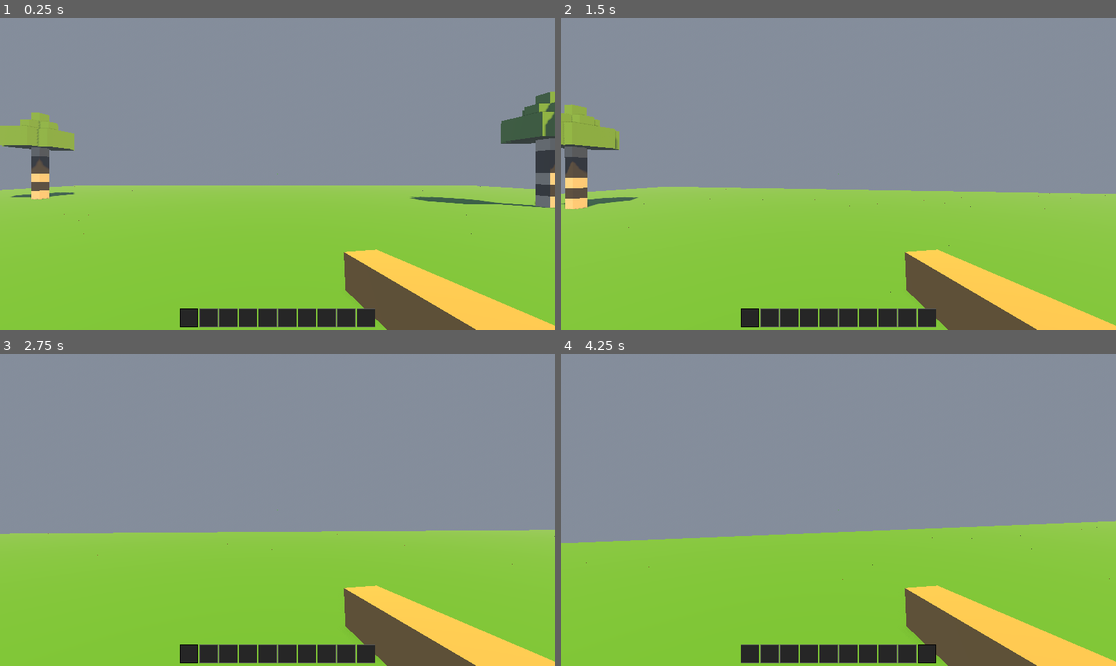
Above: before the commit, frames 1-4 (two rows, left to right).
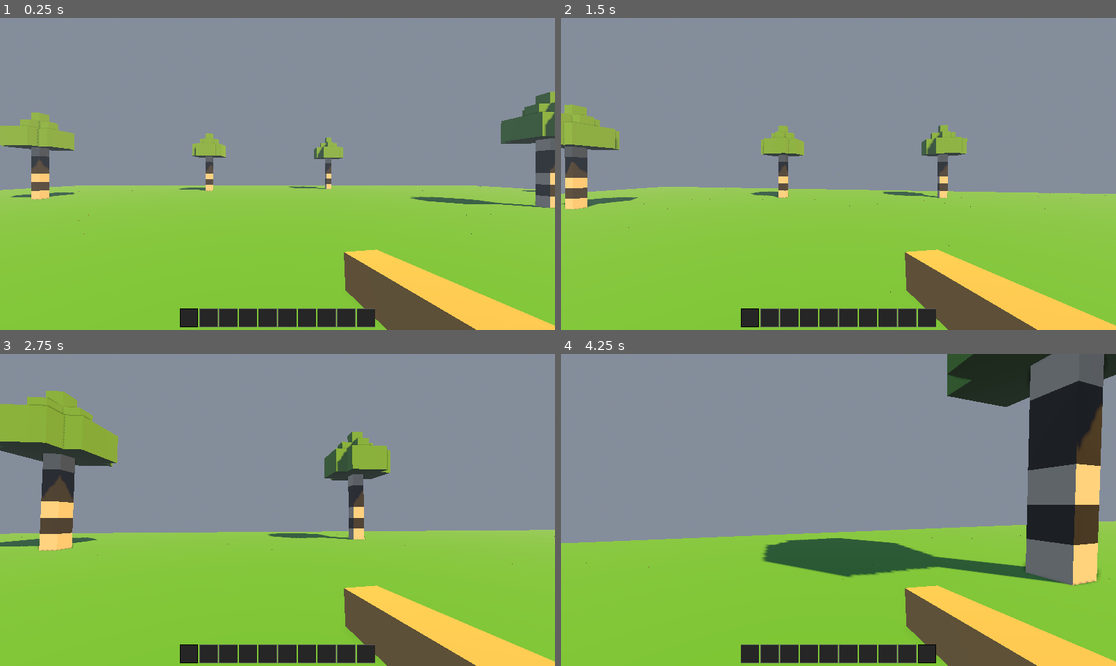
Above: after the commit, the same moments.

Repository: Shibalba/bricklayer
Game: Godot game, scene res://main.tscn
The game is run twice, just before and just after one commit, with the same random seed, the same clock (stepped at 60 frames per second) and the same inputs. Sound files missing from this copy of the repository are replaced by a short silence.
Inputs (mouse positions are in pixels of both pictures, inside the frame that each line leads up to):
- Up to frame 1 (0.25 s): no input
- Up to frame 2 (1.5 s): tap Enter at 0.5 s; move the mouse to (866, 174) at 0.52 s; press the mouse at (866, 174) at 0.53 s; hold W (move_forward) from 0.53 s (still down); tap Space (jump) at 0.77 s; right-click (866, 174) at 0.8 s; move the mouse to (810, 174) at 1.27 s; release the mouse at (810, 174) at 1.28 s; right-click (810, 174) at 1.35 s
- Up to frame 3 (2.75 s): keep holding W (move_forward); tap Space (jump) at 1.52 s; click (249, 510) at 1.55 s; move the mouse to (288, 503) at 2.02 s; press the mouse at (288, 503) at 2.03 s; right-click (288, 503) at 2.3 s
- Up to frame 4 (4.25 s): keep holding W (move_forward); move the mouse to (832, 516) at 2.77 s; release the mouse at (832, 516) at 2.78 s; right-click (832, 516) at 2.85 s; tap Space (jump) at 3.02, 3.77 s; click (832, 516) at 3.05 s; move the mouse to (877, 513) at 3.52 s; hold Right mouse button (right_click) from 3.53 s (still down); tap 0 (slot_0) at 3.6 s

The runs differ from the first frame. In frame 1, 0.9% of the frame differs, in the area x 11-97%, y 36-64%; in frame 2, 1.7%; in frame 3, 7.6%; in frame 4, 15%, in the area x 36-100%, y 0-75%.

Commit message:
Add multiple birch trees to the scene and implement mining functionality with damage handling
Co-authored-by: Copilot <copilot@github.com>

Diff:
--- a/main.tscn
+++ b/main.tscn
@@ -178,6 +178,24 @@
 [node name="BirchTreeD" parent="." unique_id=252883719 instance=ExtResource("5_2d8qk")]
 transform = Transform3D(1, 0, 0, 0, 1, 0, 0, 0, 1, -14, 0, -12)
 
+[node name="BirchTreeE" parent="." unique_id=300000001 instance=ExtResource("5_2d8qk")]
+transform = Transform3D(1, 0, 0, 0, 1, 0, 0, 0, 1, 20, 0, 3)
+
+[node name="BirchTreeF" parent="." unique_id=300000002 instance=ExtResource("5_2d8qk")]
+transform = Transform3D(1, 0, 0, 0, 1, 0, 0, 0, 1, -18, 0, 15)
+
+[node name="BirchTreeG" parent="." unique_id=300000003 instance=ExtResource("5_2d8qk")]
+transform = Transform3D(1, 0, 0, 0, 1, 0, 0, 0, 1, 5, 0, -20)
+
+[node name="BirchTreeH" parent="." unique_id=300000004 instance=ExtResource("5_2d8qk")]
+transform = Transform3D(1, 0, 0, 0, 1, 0, 0, 0, 1, -6, 0, -18)
+
+[node name="BirchTreeI" parent="." unique_id=300000005 instance=ExtResource("5_2d8qk")]
+transform = Transform3D(1, 0, 0, 0, 1, 0, 0, 0, 1, 25, 0, -14)
+
+[node name="BirchTreeJ" parent="." unique_id=300000006 instance=ExtResource("5_2d8qk")]
+transform = Transform3D(1, 0, 0, 0, 1, 0, 0, 0, 1, -22, 0, -5)
+
 [node name="Player" type="CharacterBody3D" parent="." unique_id=1941755123]
 transform = Transform3D(1, 0, 0, 0, 1, 0, 0, 0, 1, 0, 2, 0)
 script = ExtResource("1_ig7tw")
--- a/player.gd
+++ b/player.gd
@@ -7,6 +7,7 @@
 @export var build_range: float = 2.0
 @export var place_volume_db: float = -16.0
 @export var remove_volume_db: float = -12.0
+@export var hit_volume_db: float = -22.0
 @export var footstep_interval: float = 0.32
 @export var footstep_volume_db: float = -14.0
 @export var footstep_pitch_min: float = 0.92
@@ -44,6 +45,9 @@
 const JUMP_VELOCITY = 4.5
 const BRICK_SIZE = 0.5
 const HALF_BRICK = BRICK_SIZE * 0.5
+const HIT_INTERVAL: float = 0.3
+var hit_timer: float = 0.0
+var current_hit_target: Node = null
 var footstep_timer: float = 0.0
 var footstep_player: AudioStreamPlayer
 var footstep_sfx_list: Array[AudioStream] = []
@@ -58,6 +62,42 @@
 		round(pos.y / BRICK_SIZE) * BRICK_SIZE,
 		round(pos.z / BRICK_SIZE) * BRICK_SIZE
 	)
+
+
+func _get_max_hp(target: Node) -> int:
+	if target.has_meta("block_type"):
+		return 4 if target.get_meta("block_type") == "wood" else 2
+	if target.is_in_group("wood"):
+		return 4
+	if target.is_in_group("ground_block"):
+		return 2
+	return 1
+
+
+func _ensure_hp(target: Node) -> void:
+	if not target.has_meta("hp"):
+		var max_hp = _get_max_hp(target)
+		target.set_meta("hp", max_hp)
+		target.set_meta("max_hp", max_hp)
+
+
+func _apply_damage_tint(target: Node, hp: int, max_hp: int) -> void:
+	var mesh = target.find_child("MeshInstance3D", true, false)
+	if not mesh:
+		return
+	var base_color: Color
+	if target.has_meta("block_type"):
+		base_color = Color(0.72, 0.52, 0.30) if target.get_meta("block_type") == "wood" else Color(0.42, 0.28, 0.12)
+	elif target.is_in_group("wood"):
+		base_color = Color(0.93, 0.91, 0.85)
+	else:
+		base_color = Color(0.4, 0.7, 0.25)
+	var damage_frac = 1.0 - float(hp) / float(max_hp)
+	var tinted = base_color.darkened(damage_frac * 0.6)
+	var mat = StandardMaterial3D.new()
+	mat.albedo_color = tinted
+	mat.roughness = 1.0
+	mesh.material_override = mat
 
 
 func add_to_inventory(block_type: String) -> bool:
@@ -128,9 +168,6 @@
 		$Head.rotate_x(-event.relative.y * mouse_sensitivity)
 		$Head.rotation.x = clamp($Head.rotation.x, -deg_to_rad(80), deg_to_rad(80))
 
-	if event.is_action_pressed("left_click"):
-		remove_block()
-
 	if event.is_action_pressed("right_click"):
 		place_block()
 
@@ -201,6 +238,7 @@
 		was_on_floor_last_frame = false
 
 	_update_footsteps(delta)
+	_process_mining(delta)
 	update_preview()
 
 
@@ -312,16 +350,23 @@
 		var new_brick = brick_scene.instantiate()
 		bricks_folder.add_child(new_brick)
 		new_brick.global_position = snapped_pos
-		new_brick.set_meta("block_type", block_type)
-
-		# Apply material by block type
+
+		# Set meta on StaticBody3D child "Brick", not root Node3D,
+		# so result.collider.has_meta("block_type") works correctly on removal
+		var brick_body = new_brick.get_node("Brick")
+		var max_hp: int = 4 if block_type == "wood" else 2
+		brick_body.set_meta("block_type", block_type)
+		brick_body.set_meta("hp", max_hp)
+		brick_body.set_meta("max_hp", max_hp)
+
+		# Apply material by block type (brown tints)
 		var mesh = new_brick.find_child("MeshInstance3D")
 		if mesh:
 			var new_mat = StandardMaterial3D.new()
 			if block_type == "wood":
-				new_mat.albedo_color = Color(0.93, 0.91, 0.85)
+				new_mat.albedo_color = Color(0.72, 0.52, 0.30)
 			else: # ground_block
-				new_mat.albedo_color = Color(0.4, 0.7, 0.25)
+				new_mat.albedo_color = Color(0.42, 0.28, 0.12)
 			new_mat.roughness = 1.0
 			mesh.material_override = new_mat
 
@@ -339,24 +384,60 @@
 
 
 func remove_block():
+	pass
+
+
+func _process_mining(delta: float) -> void:
+	if get_tree().paused:
+		return
+
+	if not Input.is_action_pressed("left_click"):
+		hit_timer = 0.0
+		current_hit_target = null
+		return
+
 	var space_state = get_world_3d().direct_space_state
 	var from = camera.global_transform.origin
 	var to = from + (-camera.global_transform.basis.z * build_range)
 	var query = PhysicsRayQueryParameters3D.create(from, to)
 	query.exclude = [self.get_rid()]
-
 	var result = space_state.intersect_ray(query)
 
-	if result:
-		# Return block to inventory if it has a type tag (i.e. was placed by player)
-		if result.collider.has_meta("block_type"):
-			var block_type: String = result.collider.get_meta("block_type")
-			add_to_inventory(block_type)
-		elif result.collider.is_in_group("wood"):
+	if not result:
+		hit_timer = 0.0
+		current_hit_target = null
+		return
+
+	var target = result.collider
+	var is_interactable = target.has_meta("block_type") or target.is_in_group("wood") or target.is_in_group("ground_block")
+	if not is_interactable:
+		hit_timer = 0.0
+		current_hit_target = null
+		return
+
+	# Switching target resets progress
+	if target != current_hit_target:
+		current_hit_target = target
+		hit_timer = HIT_INTERVAL
+		return
+
+	hit_timer -= delta
+	if hit_timer > 0.0:
+		return
+	hit_timer = HIT_INTERVAL
+
+	_ensure_hp(target)
+	var hp: int = target.get_meta("hp") - 1
+	target.set_meta("hp", hp)
+
+	if hp <= 0:
+		# Block broken — add to inventory
+		if target.has_meta("block_type"):
+			add_to_inventory(target.get_meta("block_type"))
+		elif target.is_in_group("wood"):
 			add_to_inventory("wood")
-		elif result.collider.is_in_group("ground_block"):
+		elif target.is_in_group("ground_block"):
 			add_to_inventory("ground_block")
-
 		anim_player.play("remove_brick")
 		var sfx = AudioStreamPlayer.new()
 		sfx.stream = remove_sfx
@@ -364,7 +445,18 @@
 		get_tree().root.add_child(sfx)
 		sfx.play()
 		sfx.finished.connect(sfx.queue_free)
-		result.collider.queue_free()
+		target.queue_free()
+		current_hit_target = null
+	else:
+		# Hit but not broken — tint and play lighter sound
+		_apply_damage_tint(target, hp, target.get_meta("max_hp"))
+		anim_player.play("remove_brick")
+		var sfx = AudioStreamPlayer.new()
+		sfx.stream = remove_sfx
+		sfx.volume_db = hit_volume_db
+		get_tree().root.add_child(sfx)
+		sfx.play()
+		sfx.finished.connect(sfx.queue_free)
 
 
 func _on_back_button_pressed() -> void:
